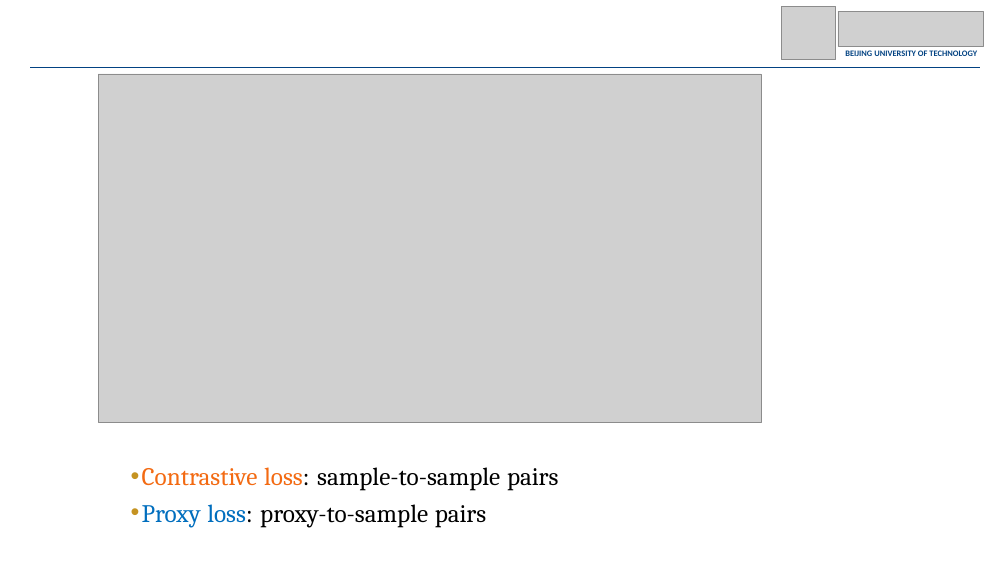
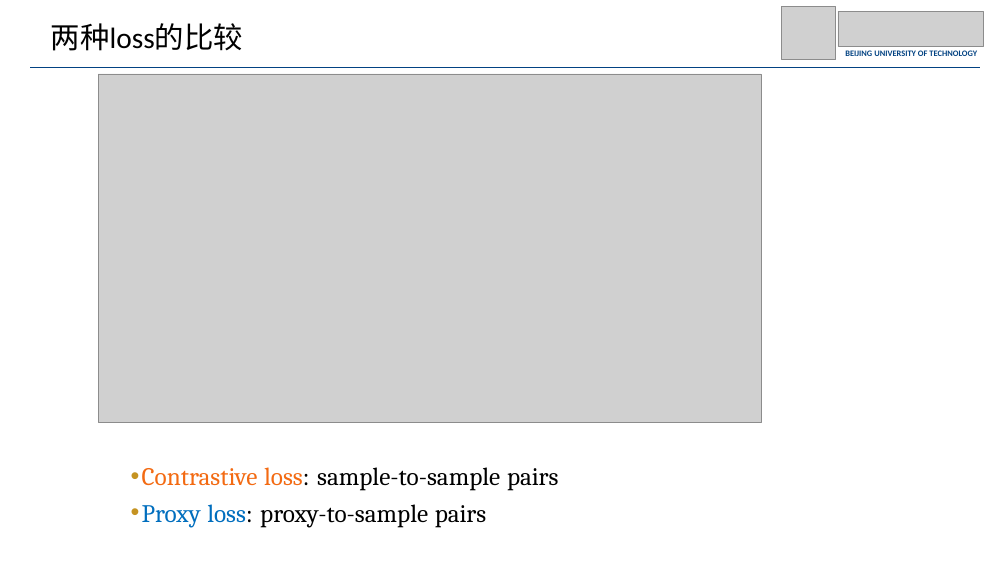
Before and after one commit to JohnnyM1ng/dissertation-proposal, a slide deck: slide 3 of 2023_12_08_论文讲解_张一鸣.pptx. Drawn at 1008x567 pixels with LibreOffice and Linux fonts; fonts in the diff are those of the drawing; grey boxes stand for pictures; background and template pictures are left out. Boxes give left, top, right and bottom in pixels: in the first picture for what was removed or moved away, otherwise in the second. Text is boxed around its words. In the diff, an @@ line names an element or a change of style, - is before the commit and + after.

Commit message:
2023_1208_1152

```diff
--- a/2023_12_08_论文讲解_张一鸣.pptx
+++ b/2023_12_08_论文讲解_张一鸣.pptx
@@ text added at <box>51,23,243,51</box>, 28 pt, text #000000 @@
+两种loss的比较
```
Also in this commit, not shown: 7 other slides changed, 1 slide added, 4 slides removed.
